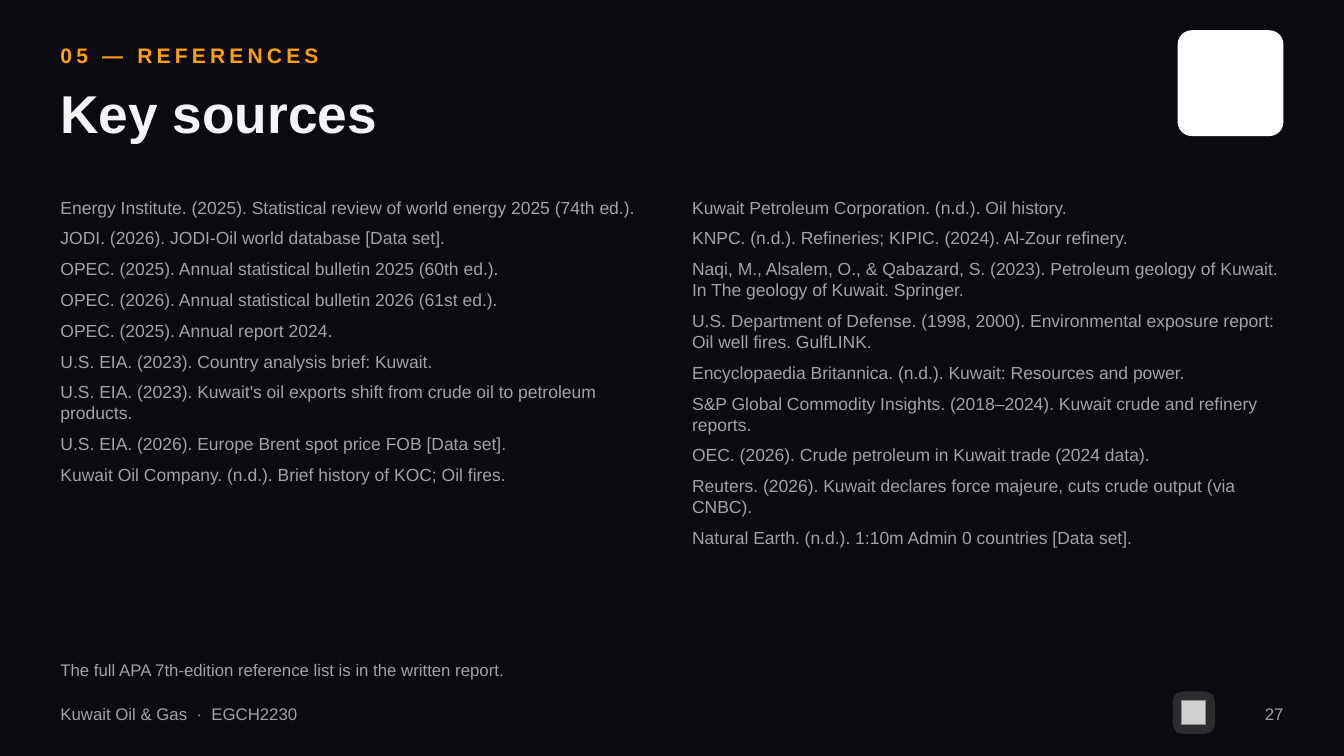
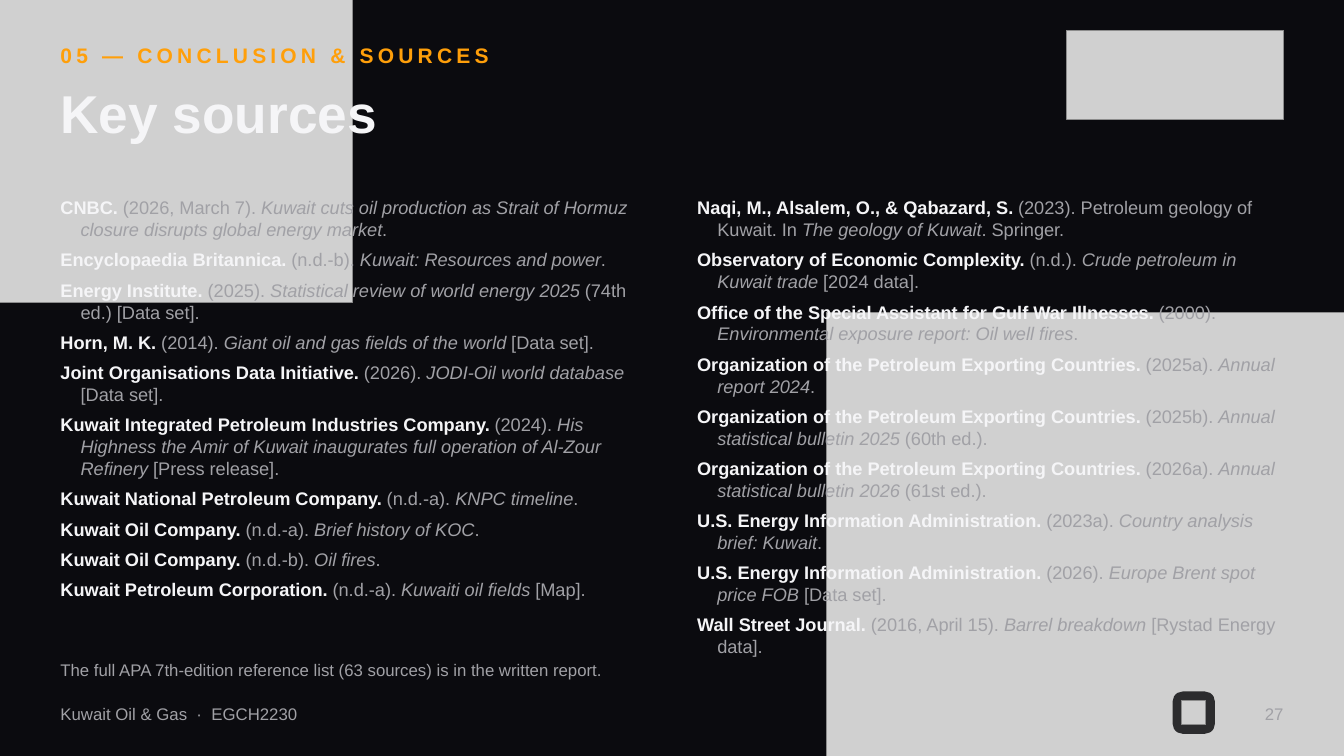
Before and after one commit to 0ceanmind/shahad-research, a slide deck: slide 32 of Kuwait_Oil_and_Gas_Presentation.pptx (slide 27 before the commit). Drawn at 1344x756 pixels with LibreOffice and Linux fonts; fonts in the diff are those of the drawing; grey boxes stand for pictures; background and template pictures are left out. Boxes give left, top, right and bottom in pixels: in the first picture for what was removed or moved away, otherwise in the second. Text is boxed around its words. In the diff, an @@ line names an element or a change of style, - is before the commit and + after.

```diff
--- a/Kuwait_Oil_and_Gas_Presentation.pptx
+++ b/Kuwait_Oil_and_Gas_Presentation.pptx
@@ picture added at [0,0,353,302] @@
@@ text at [60,48,489,64]: text changed @@
-05 — REFERENCES
+05 — CONCLUSION & SOURCES
@@ picture added at [1067,30,1284,120] @@
@@ rounded rectangle removed at [1178,30,1284,136] @@
@@ title "Key sources" rewrapped from [60,96,377,144] to [60,86,377,145] @@
@@ text at [60,198,628,600]: text changed; size 12.5 to 13 pt @@
-Energy Institute. (2025). Statistical review of world energy 2025 (74th ed.).
-JODI. (2026). JODI-Oil world database [Data set].
-OPEC. (2025). Annual statistical bulletin 2025 (60th ed.).
-OPEC. (2026). Annual statistical bulletin 2026 (61st ed.).
-OPEC. (2025). Annual report 2024.
-U.S. EIA. (2023). Country analysis brief: Kuwait.
-U.S. EIA. (2023). Kuwait's oil exports shift from crude oil to petroleum products.
-U.S. EIA. (2026). Europe Brent spot price FOB [Data set].
-Kuwait Oil Company. (n.d.). Brief history of KOC; Oil fires.
+CNBC. (2026, March 7). Kuwait cuts oil production as Strait of Hormuz closure disrupts global energy market.
+Encyclopaedia Britannica. (n.d.-b). Kuwait: Resources and power.
+Energy Institute. (2025). Statistical review of world energy 2025 (74th ed.) [Data set].
+Horn, M. K. (2014). Giant oil and gas fields of the world [Data set].
+Joint Organisations Data Initiative. (2026). JODI-Oil world database [Data set].
+Kuwait Integrated Petroleum Industries Company. (2024). His Highness the Amir of Kuwait inaugurates full operation of Al-Zour Refinery [Press release].
+Kuwait National Petroleum Company. (n.d.-a). KNPC timeline.
+Kuwait Oil Company. (n.d.-a). Brief history of KOC.
+Kuwait Oil Company. (n.d.-b). Oil fires.
+Kuwait Petroleum Corporation. (n.d.-a). Kuwaiti oil fields [Map].
@@ text at [692,201,1128,248]: paragraphs removed @@
-Kuwait Petroleum Corporation. (n.d.). Oil history.
-KNPC. (n.d.). Refineries; KIPIC. (2024). Al-Zour refinery.
@@ text at [697,200,1252,240]: size 12.5 to 13 pt in "Naqi, M., Alsalem, O., & Qabazard, S. ..."; text colour #A1A1A6 to #F5F5F7, bold on in "Naqi, M., Alsalem, O., & Qabazard, S."; italic on in "The geology of Kuwait."; indent changed; less space between paragraphs @@
@@ text at [697,252,1276,657]: text changed; size 12.5 to 13 pt @@
-U.S. Department of Defense. (1998, 2000). Environmental exposure report: Oil well fires. GulfLINK.
-Encyclopaedia Britannica. (n.d.). Kuwait: Resources and power.
-S&P Global Commodity Insights. (2018–2024). Kuwait crude and refinery reports.
-OEC. (2026). Crude petroleum in Kuwait trade (2024 data).
-Reuters. (2026). Kuwait declares force majeure, cuts crude output (via CNBC).
-Natural Earth. (n.d.). 1:10m Admin 0 countries [Data set].
+Observatory of Economic Complexity. (n.d.). Crude petroleum in Kuwait trade [2024 data].
+Office of the Special Assistant for Gulf War Illnesses. (2000). Environmental exposure report: Oil well fires.
+Organization of the Petroleum Exporting Countries. (2025a). Annual report 2024.
+Organization of the Petroleum Exporting Countries. (2025b). Annual statistical bulletin 2025 (60th ed.).
+Organization of the Petroleum Exporting Countries. (2026a). Annual statistical bulletin 2026 (61st ed.).
+U.S. Energy Information Administration. (2023a). Country analysis brief: Kuwait.
+U.S. Energy Information Administration. (2026). Europe Brent spot price FOB [Data set].
+Wall Street Journal. (2016, April 15). Barrel breakdown [Rystad Energy data].
@@ picture added at [827,313,1344,756] @@
@@ text at [60,664,601,680]: text changed @@
-The full APA 7th-edition reference list is in the written report.
+The full APA 7th-edition reference list (63 sources) is in the written report.
```
Also in this commit, not shown: 27 other slides changed, 5 slides added, 12 other files.
